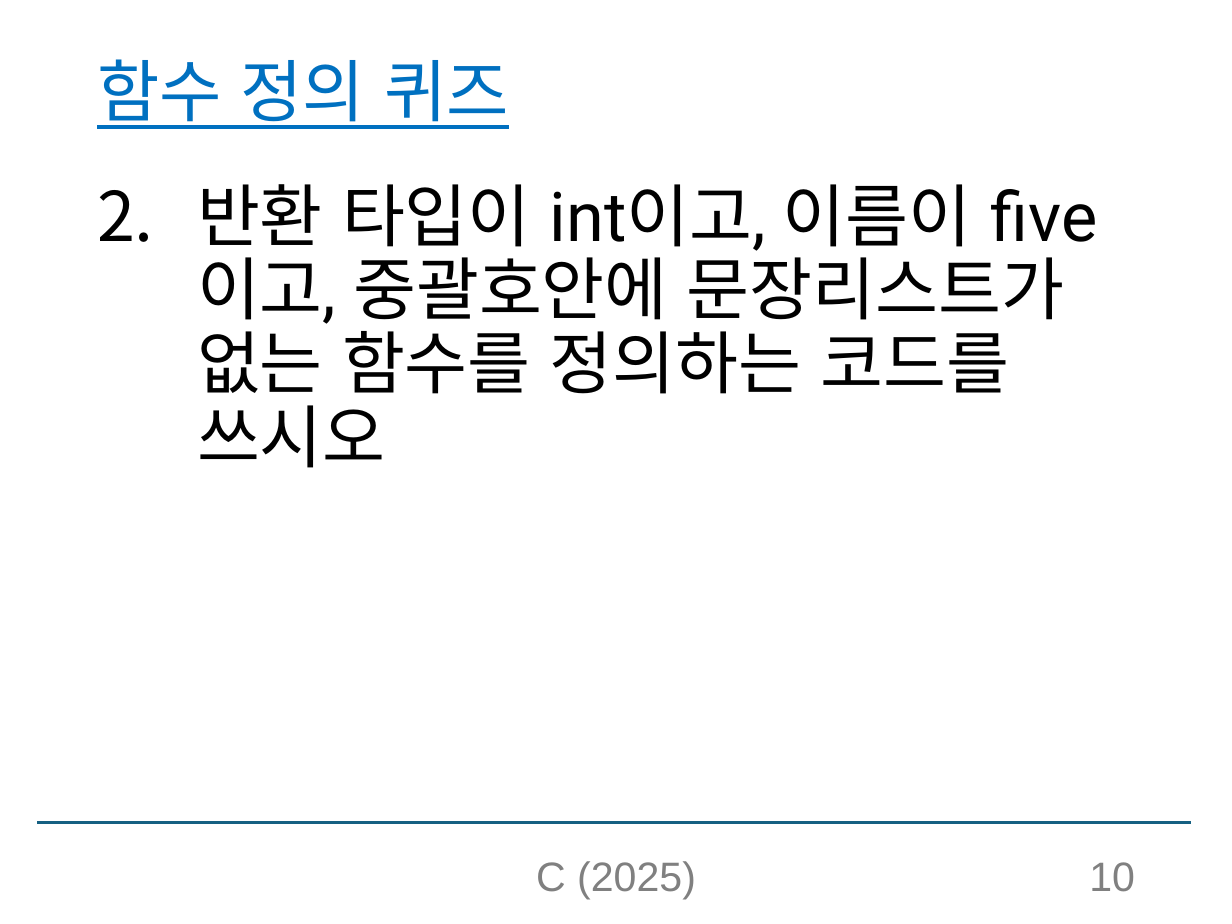
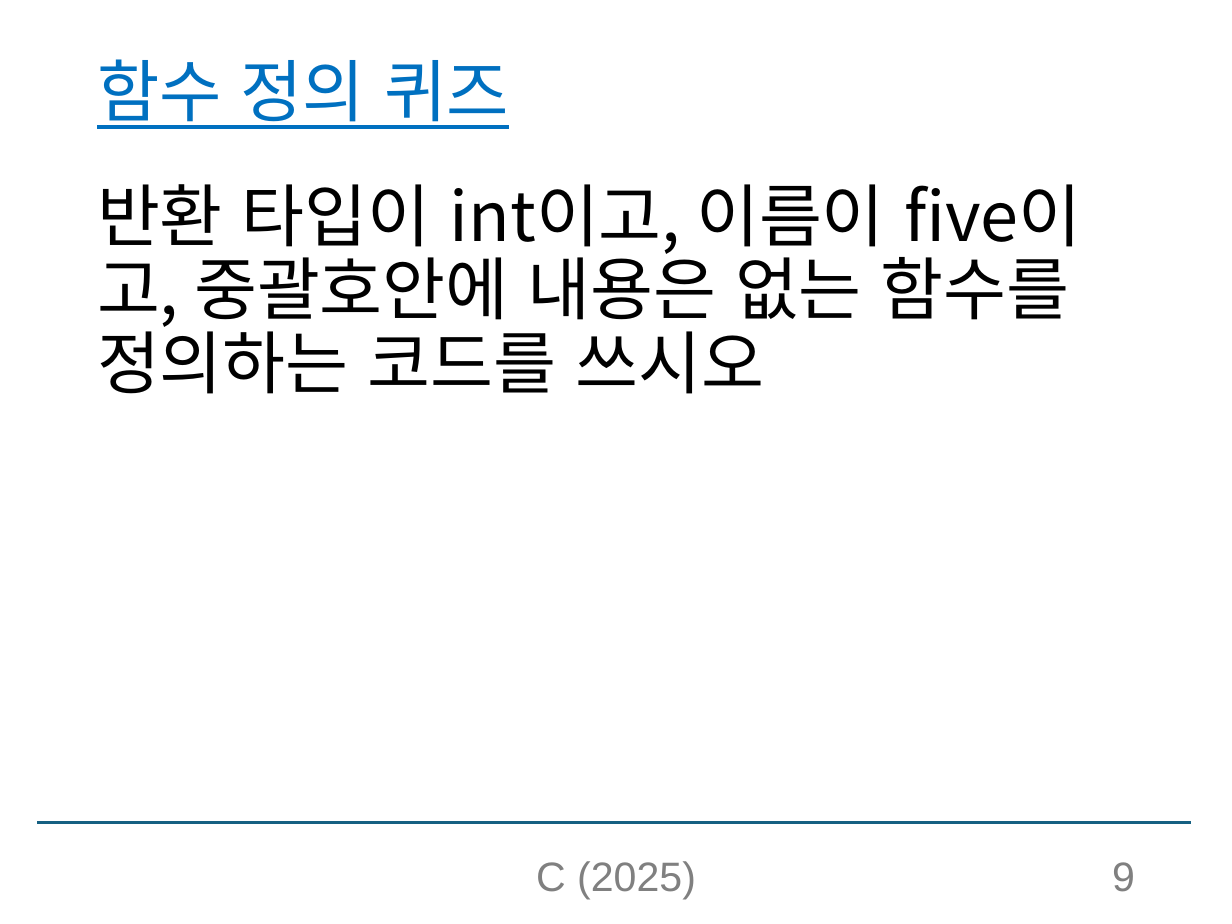
Before and after one commit to chaebkimm/C_ppt, a slide deck: slide 9 of C소개_실습제외.pptx (slide 10 before the commit). Drawn at 1232x924 pixels with LibreOffice and Linux fonts; fonts in the diff are those of the drawing. Boxes give left, top, right and bottom in pixels: in the first picture for what was removed or moved away, otherwise in the second. Text is boxed around its words. In the diff, an @@ line names an element or a change of style, - is before the commit and + after.

```diff
--- a/C소개_실습제외.pptx
+++ b/C소개_실습제외.pptx
@@ text at bbox=[97, 184, 1070, 394]: text changed; font Roboto to Noto Sans CJK KR @@
-2. 반환 타입이 int이고, 이름이 five이고, 중괄호안에 문장리스트가 없는 함수를 정의하는 코드를 쓰시오
+반환 타입이 int이고, 이름이 five이고, 중괄호안에 내용은 없는 함수를 정의하는 코드를 쓰시오
@@ page number at bbox=[1112, 862, 1135, 892]: text changed @@
-10
+9
```
Also in this commit, not shown: 104 other slides changed, 1 slide removed.
